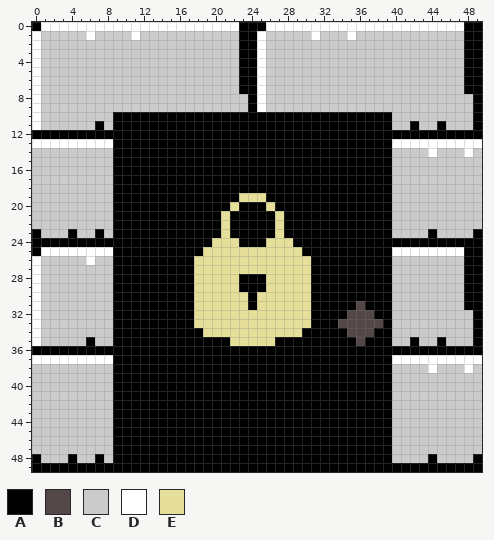
Edited in one commit: pixel-art sprite (graphics/door3.png). The first picture shows the starting point.
The file is 50x50 pixels.
Palette (. is transparent): A #000000  B #534747  C #cbcbcb  D #ffffff  E #e5df9a
Pixels before (only the part around the change), first column x 0:
 0 ADDDDDDDDDDDDDDDDDDDDDDAAADDDDDDDDDDDDDDDDDDDDDDAA
 1 DCCCCCDCCCCDCCCCCCCCCCCAADCCCCCDCCCDCCCCCCCCCCCCAA
 2 DCCCCCCCCCCCCCCCCCCCCCCAADCCCCCCCCCCCCCCCCCCCCCCAA
 3 DCCCCCCCCCCCCCCCCCCCCCCAADCCCCCCCCCCCCCCCCCCCCCCAA
 4 DCCCCCCCCCCCCCCCCCCCCCCAADCCCCCCCCCCCCCCCCCCCCCCAA
 5 DCCCCCCCCCCCCCCCCCCCCCCAADCCCCCCCCCCCCCCCCCCCCCCAA
 6 DCCCCCCCCCCCCCCCCCCCCCCAADCCCCCCCCCCCCCCCCCCCCCCAA
 7 DCCCCCCCCCCCCCCCCCCCCCCAADCCCCCCCCCCCCCCCCCCCCCCAA
 8 DCCCCCCCCCCCCCCCCCCCCCCCADCCCCCCCCCCCCCCCCCCCCCCCA
 9 DCCCCCCCCCCCCCCCCCCCCCCCADCCCCCCCCCCCCCCCCCCCCCCCA
10 DCCCCCCCCAAAAAAAAAAAAAAAAAAAAAAAAAAAAAAACCCCCCCCCA
11 DCCCCCCACAAAAAAAAAAAAAAAAAAAAAAAAAAAAAAACCACCACCCA
12 AAAAAAAAAAAAAAAAAAAAAAAAAAAAAAAAAAAAAAAAAAAAAAAAAA
13 DDDDDDDDDAAAAAAAAAAAAAAAAAAAAAAAAAAAAAAADDDDDDDDDD
14 CCCCCCCCCAAAAAAAAAAAAAAAAAAAAAAAAAAAAAAACCCCDCCCDC
15 CCCCCCCCCAAAAAAAAAAAAAAAAAAAAAAAAAAAAAAACCCCCCCCCC
16 CCCCCCCCCAAAAAAAAAAAAAAAAAAAAAAAAAAAAAAACCCCCCCCCC
17 CCCCCCCCCAAAAAAAAAAAAAAAAAAAAAAAAAAAAAAACCCCCCCCCC
18 CCCCCCCCCAAAAAAAAAAAAAAAAAAAAAAAAAAAAAAACCCCCCCCCC
19 CCCCCCCCCAAAAAAAAAAAAAAEEEAAAAAAAAAAAAAACCCCCCCCCC
20 CCCCCCCCCAAAAAAAAAAAAAEAAAEAAAAAAAAAAAAACCCCCCCCCC
21 CCCCCCCCCAAAAAAAAAAAAEAAAAAEAAAAAAAAAAAACCCCCCCCCC
22 CCCCCCCCCAAAAAAAAAAAAEAAAAAEAAAAAAAAAAAACCCCCCCCCC
23 ACCCACCACAAAAAAAAAAAAEAAAAAEAAAAAAAAAAAACCCCACCCCA
24 AAAAAAAAAAAAAAAAAAAAEEEAAAEEEAAAAAAAAAAAAAAAAAAAAA
25 ADDDDDDDDAAAAAAAAAAEEEEEEEEEEEAAAAAAAAAADDDDDDDDAA
26 DCCCCCDCCAAAAAAAAAEEEEEEEEEEEEEAAAAAAAAACCCCCCCCAA
27 DCCCCCCCCAAAAAAAAAEEEEEEEEEEEEEAAAAAAAAACCCCCCCCAA
28 DCCCCCCCCAAAAAAAAAEEEEEAAAEEEEEAAAAAAAAACCCCCCCCAA
29 DCCCCCCCCAAAAAAAAAEEEEEAAAEEEEEAAAAAAAAACCCCCCCCAA
30 DCCCCCCCCAAAAAAAAAEEEEEEAEEEEEEAAAAAAAAACCCCCCCCAA
31 DCCCCCCCCAAAAAAAAAEEEEEEAEEEEEEAAAAABAAACCCCCCCCAA
32 DCCCCCCCCAAAAAAAAAEEEEEEEEEEEEEAAAABBBAACCCCCCCCCA
33 DCCCCCCCCAAAAAAAAAEEEEEEEEEEEEEAAABBBBBACCCCCCCCCA
34 DCCCCCCCCAAAAAAAAAAEEEEEEEEEEEAAAAABBBAACCCCCCCCCA
35 DCCCCCACCAAAAAAAAAAAAAEEEEEAAAAAAAAABAAACCACCACCCA
36 AAAAAAAAAAAAAAAAAAAAAAAAAAAAAAAAAAAAAAAAAAAAAAAAAA
37 DDDDDDDDDAAAAAAAAAAAAAAAAAAAAAAAAAAAAAAADDDDDDDDDD
38 CCCCCCCCCAAAAAAAAAAAAAAAAAAAAAAAAAAAAAAACCCCDCCCDC
39 CCCCCCCCCAAAAAAAAAAAAAAAAAAAAAAAAAAAAAAACCCCCCCCCC
40 CCCCCCCCCAAAAAAAAAAAAAAAAAAAAAAAAAAAAAAACCCCCCCCCC
41 CCCCCCCCCAAAAAAAAAAAAAAAAAAAAAAAAAAAAAAACCCCCCCCCC
42 CCCCCCCCCAAAAAAAAAAAAAAAAAAAAAAAAAAAAAAACCCCCCCCCC
43 CCCCCCCCCAAAAAAAAAAAAAAAAAAAAAAAAAAAAAAACCCCCCCCCC
44 CCCCCCCCCAAAAAAAAAAAAAAAAAAAAAAAAAAAAAAACCCCCCCCCC
45 CCCCCCCCCAAAAAAAAAAAAAAAAAAAAAAAAAAAAAAACCCCCCCCCC
46 CCCCCCCCCAAAAAAAAAAAAAAAAAAAAAAAAAAAAAAACCCCCCCCCC
47 CCCCCCCCCAAAAAAAAAAAAAAAAAAAAAAAAAAAAAAACCCCCCCCCC
48 ACCCACCACAAAAAAAAAAAAAAAAAAAAAAAAAAAAAAACCCCACCCCA
49 AAAAAAAAAAAAAAAAAAAAAAAAAAAAAAAAAAAAAAAAAAAAAAAAAA
Now the later version:
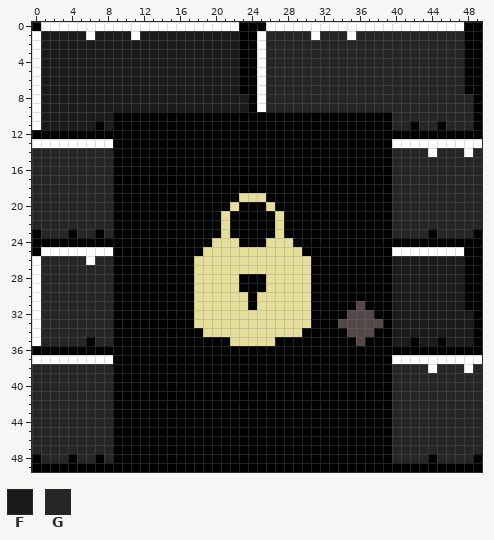
Colours new in this view: F #1b1919  G #272525
Edits made:
Changed rows in their new state; - is an unchanged pixel.
first column x 0:
 1 -FFFFF-FFFF-FFFFFFFFFFF---GGGGG-GGG-GGGGGGGGGGGG--
 2 -FFFFFFFFFFFFFFFFFFFFFF---GGGGGGGGGGGGGGGGGGGGGG--
 3 -FFFFFFFFFFFFFFFFFFFFFF---GGGGGGGGGGGGGGGGGGGGGG--
 4 -FFFFFFFFFFFFFFFFFFFFFF---GGGGGGGGGGGGGGGGGGGGGG--
 5 -FFFFFFFFFFFFFFFFFFFFFF---GGGGGGGGGGGGGGGGGGGGGG--
 6 -FFFFFFFFFFFFFFFFFFFFFF---GGGGGGGGGGGGGGGGGGGGGG--
 7 -FFFFFFFFFFFFFFFFFFFFFF---GGGGGGGGGGGGGGGGGGGGGG--
 8 -FFFFFFFFFFFFFFFFFFFFFFF--GGGGGGGGGGGGGGGGGGGGGGG-
 9 -FFFFFFFFFFFFFFFFFFFFFFF--GGGGGGGGGGGGGGGGGGGGGGG-
10 -FFFFFFFF-------------------------------GGGGGGGGG-
11 -FFFFFF-F-------------------------------GG-GG-GGG-
14 GGGGGGGGG-------------------------------GGGG-GGG-G
15 GGGGGGGGG-------------------------------GGGGGGGGGG
16 GGGGGGGGG-------------------------------GGGGGGGGGG
17 GGGGGGGGG-------------------------------GGGGGGGGGG
18 GGGGGGGGG-------------------------------GGGGGGGGGG
19 GGGGGGGGG-------------------------------GGGGGGGGGG
20 GGGGGGGGG-------------------------------GGGGGGGGGG
21 GGGGGGGGG-------------------------------GGGGGGGGGG
22 GGGGGGGGG-------------------------------GGGGGGGGGG
23 -GGG-GG-G-------------------------------GGGG-GGGG-
26 -GGGGG-GG-------------------------------FFFFFFFF--
27 -GGGGGGGG-------------------------------FFFFFFFF--
28 -GGGGGGGG-------------------------------FFFFFFFF--
29 -GGGGGGGG-------------------------------FFFFFFFF--
30 -GGGGGGGG-------------------------------FFFFFFFF--
31 -GGGGGGGG-------------------------------FFFFFFFF--
32 -GGGGGGGG-------------------------------FFFFFFFFF-
33 -GGGGGGGG-------------------------------FFFFFFFFF-
34 -GGGGGGGG-------------------------------FFFFFFFFF-
35 -GGGGG-GG-------------------------------FF-FF-FFF-
38 GGGGGGGGG-------------------------------GGGG-GGG-G
39 GGGGGGGGG-------------------------------GGGGGGGGGG
40 GGGGGGGGG-------------------------------GGGGGGGGGG
41 GGGGGGGGG-------------------------------GGGGGGGGGG
42 GGGGGGGGG-------------------------------GGGGGGGGGG
43 GGGGGGGGG-------------------------------GGGGGGGGGG
44 GGGGGGGGG-------------------------------GGGGGGGGGG
45 GGGGGGGGG-------------------------------GGGGGGGGGG
46 GGGGGGGGG-------------------------------GGGGGGGGGG
47 GGGGGGGGG-------------------------------GGGGGGGGGG
48 -GGG-GG-G-------------------------------GGGG-GGGG-
Boxes around the changes in both pictures, in picture pixels (x1, y1, x2, y2):
changed: (32, 31, 482, 463)
